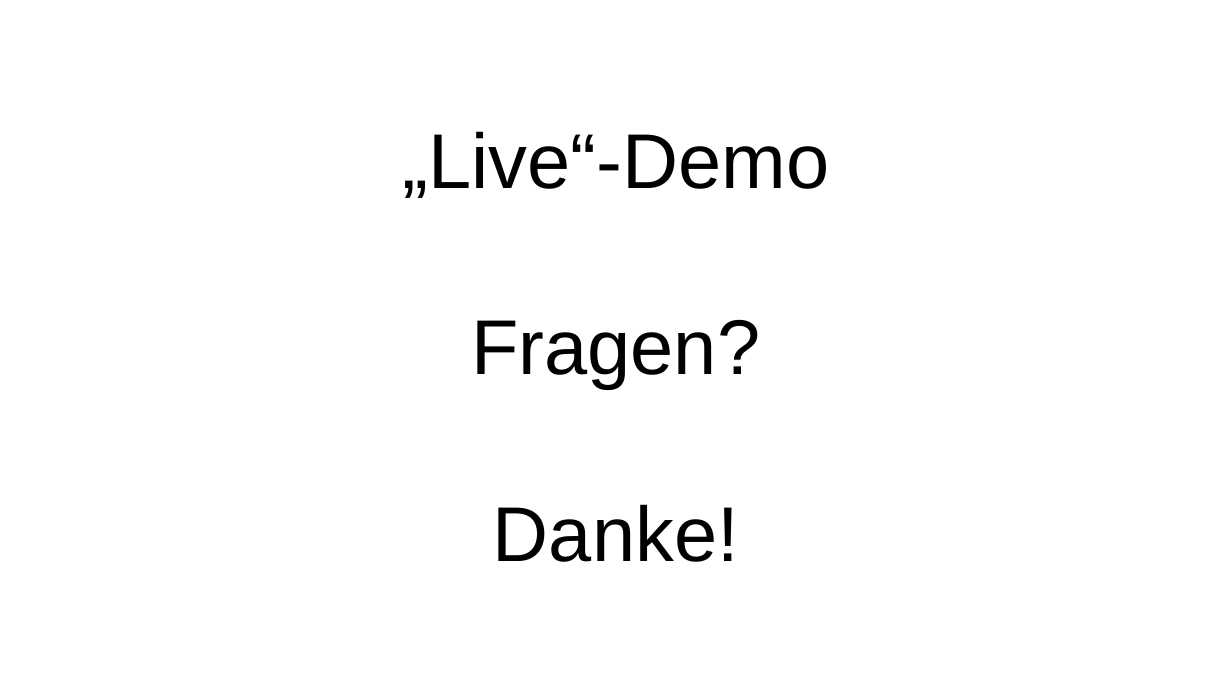
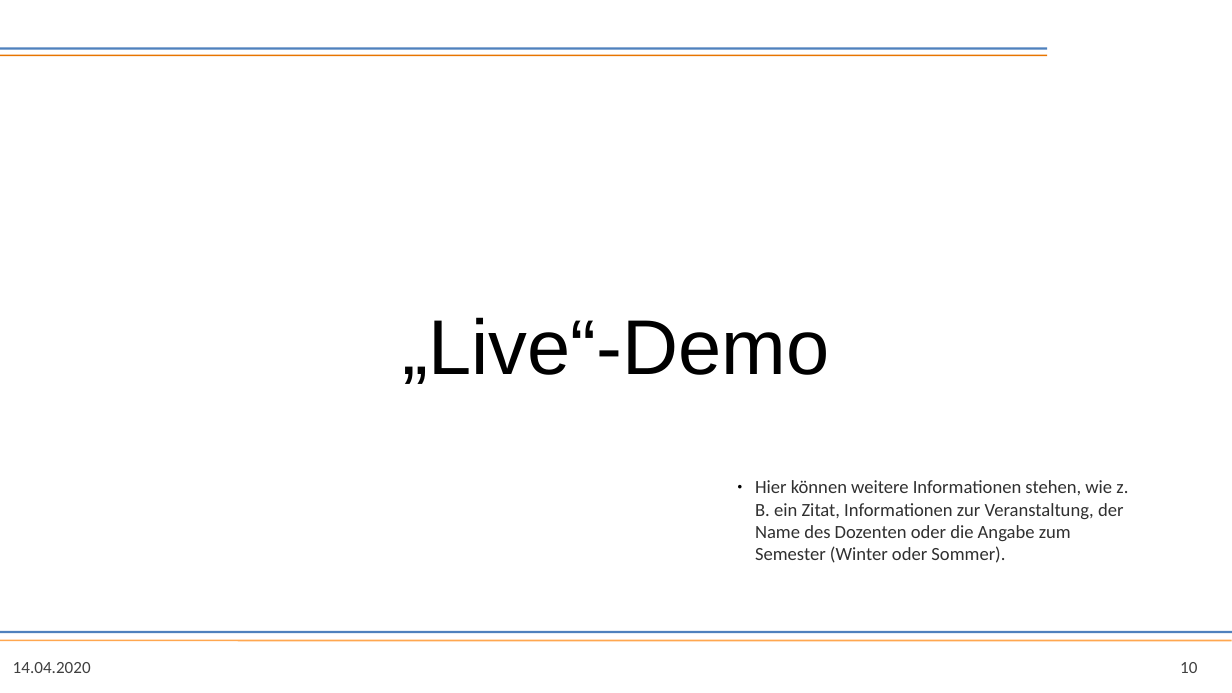
Before and after one commit to kiddikai/ansible-kubernetes, a slide deck: slide 10 of doc/presentation/presentation.odp (slide 11 before the commit). Drawn at 1232x693 pixels with LibreOffice and Linux fonts; fonts in the diff are those of the drawing; background and template pictures are left out. Boxes give left, top, right and bottom in pixels: in the first picture for what was removed or moved away, otherwise in the second. Text is boxed around its words. In the diff, an @@ line names an element or a change of style, - is before the commit and + after.

```diff
--- a/doc/presentation/presentation.odp
+++ b/doc/presentation/presentation.odp
@@ line added from (0, 48) to (1048, 48), #4F81BD 1.5 pt @@
@@ line added from (0, 56) to (1048, 56), #E87500 0.99 pt @@
@@ subtitle at (471,319,760,562): paragraphs removed @@
-Fragen?
-Danke!
@@ text added at (755,480,1128,563), 12 pt, text #303030 @@
+● Hier können weitere Informationen stehen, wie z. B. ein Zitat, Informationen zur Veranstaltung, der Name des Dozenten oder die Angabe zum Semester (Winter oder Sommer).
@@ line added from (0, 641) to (1232, 641), #FFA74F 0.99 pt @@
@@ line added from (0, 633) to (1232, 633), #4F81BD 1.5 pt @@
@@ text added at (13,662,91,673), 11 pt, text #404040 @@
+14.04.2020
@@ page number added at (1180,662,1197,673), 11 pt, text #404040 @@
+10
```
Also in this commit, not shown: 7 other slides changed, 4 slides added, 3 slides removed, 1 other file.
